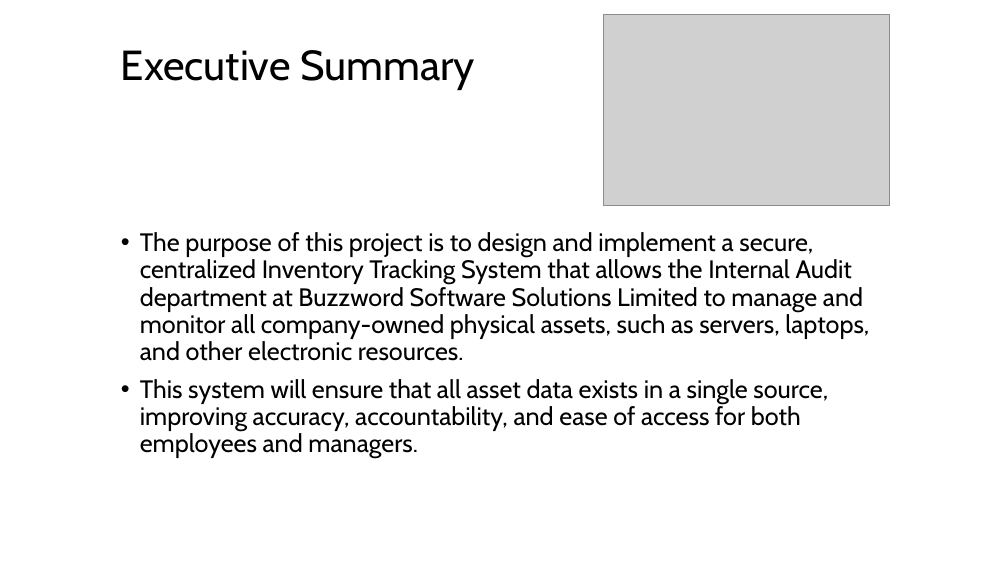
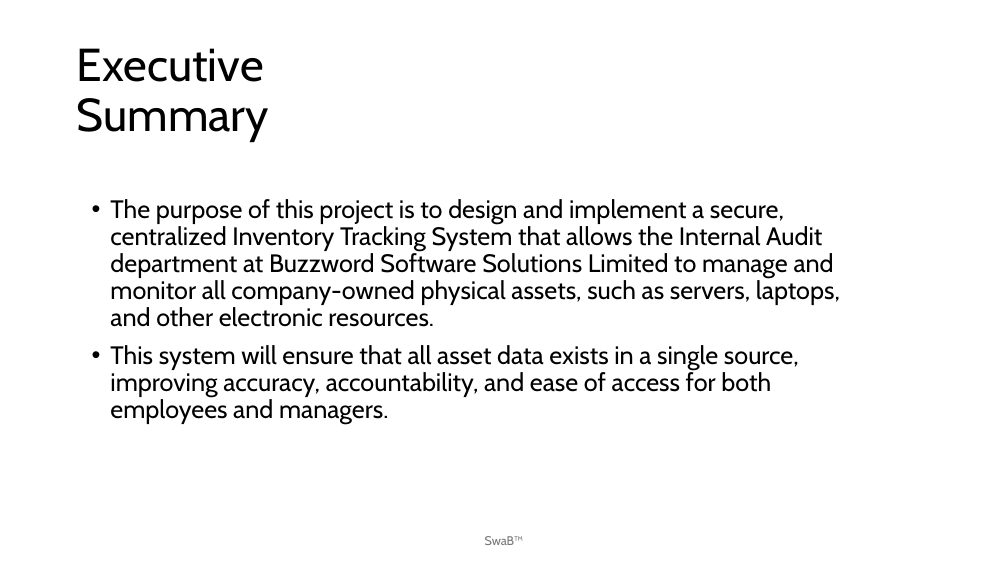
Before and after one commit to cwarstler24/NextGenTeamBlue, a slide deck: slide 3 of Documentation/Vision Document PowerPoint.pptx (slide 2 before the commit). Drawn at 1008x567 pixels with LibreOffice and Linux fonts; fonts in the diff are those of the drawing; grey boxes stand for pictures. Boxes give left, top, right and bottom in pixels: in the first picture for what was removed or moved away, otherwise in the second. Text is boxed around its words. In the diff, an @@ line names an element or a change of style, - is before the commit and + after.

```diff
--- a/Documentation/Vision Document PowerPoint.pptx
+++ b/Documentation/Vision Document PowerPoint.pptx
@@ picture removed at [603,14,890,205] @@
@@ title "Executive Summary": place and size @@
-title "Executive Summary" at [121,50,475,90]
+title "Executive Summary" at [77,48,269,142]
@@ title "Executive Summary" at [77,48,269,142]: size 40 to 44 pt @@
@@ text "The purpose of this project ...": place and size @@
-text "The purpose of this project ..." at [140,232,869,458]
+text "The purpose of this project ..." at [110,199,840,425]
@@ text added at [485,536,524,545], 12 pt, text #797979 @@
+SwaB™
```
Also in this commit, not shown: 12 other slides changed, 5 slides added, 1 slide removed, 2 other files.
